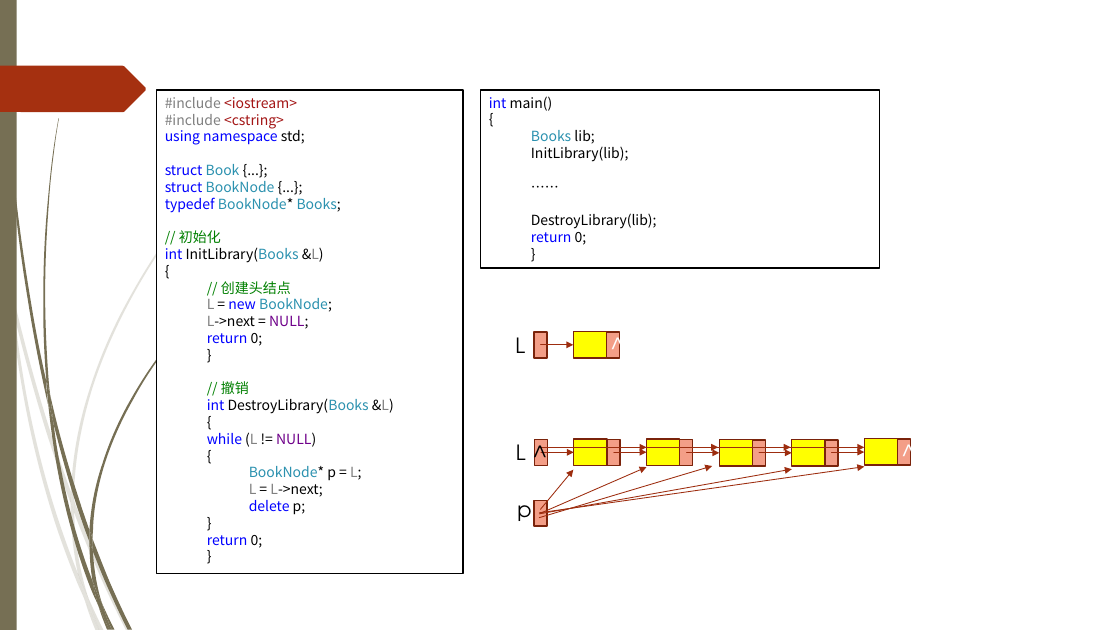
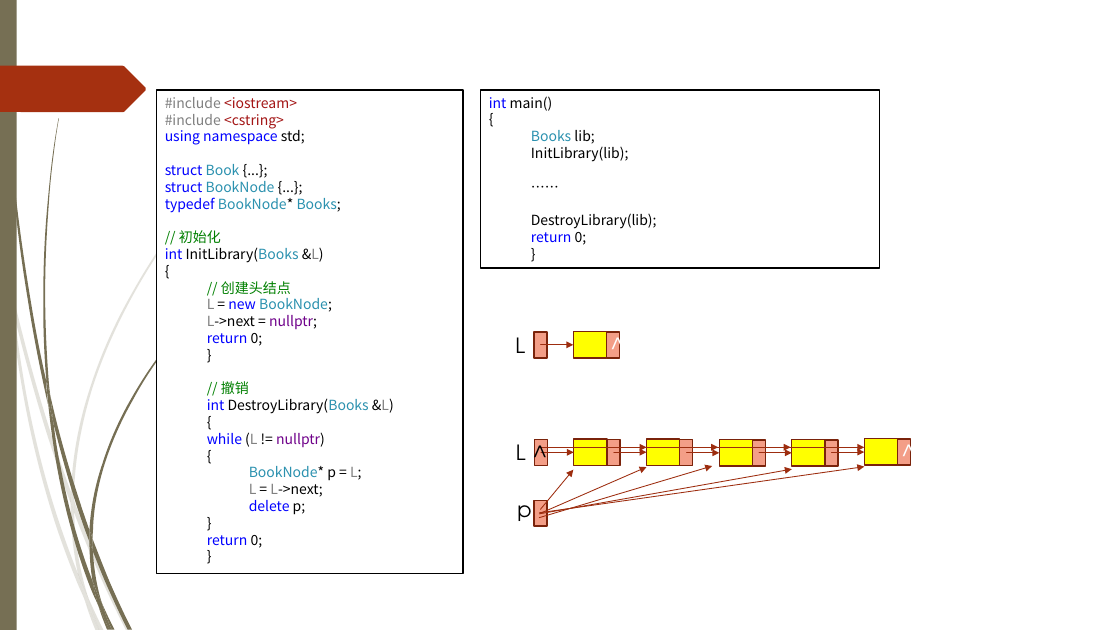
Before and after one commit to TeacherPeng/Datastruct, a slide deck: slide 11 of 教案/第02章 线性表.pptx. Drawn at 1120x630 pixels with LibreOffice and Linux fonts; fonts in the diff are those of the drawing; background and template pictures are left out. Boxes give left, top, right and bottom in pixels: in the first picture for what was removed or moved away, otherwise in the second. Text is boxed around its words. In the diff, an @@ line names an element or a change of style, - is before the commit and + after.

Commit message:
Update NULL to nullptr

```diff
--- a/教案/第02章 线性表.pptx
+++ b/教案/第02章 线性表.pptx
@@ text in rectangle at (x1=207, y1=315, x2=317, y2=329): text changed @@
-  L->next = NULL;
+  L->next = nullptr;
@@ text in rectangle at (x1=207, y1=432, x2=325, y2=447): text changed; text colour #0000FF to #6F008A @@
-  while (L != NULL)
+  while (L != nullptr)
```
Also in this commit, not shown: 6 other slides changed, 19 other files.
